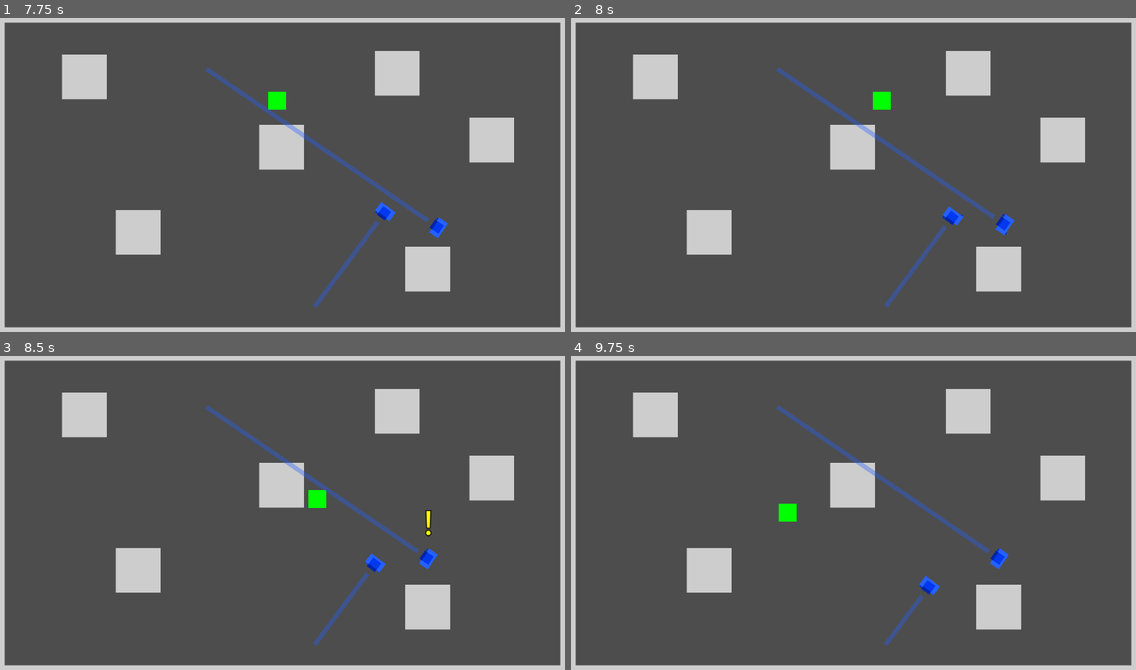
Above: before the commit, frames 1-4 (two rows, left to right).
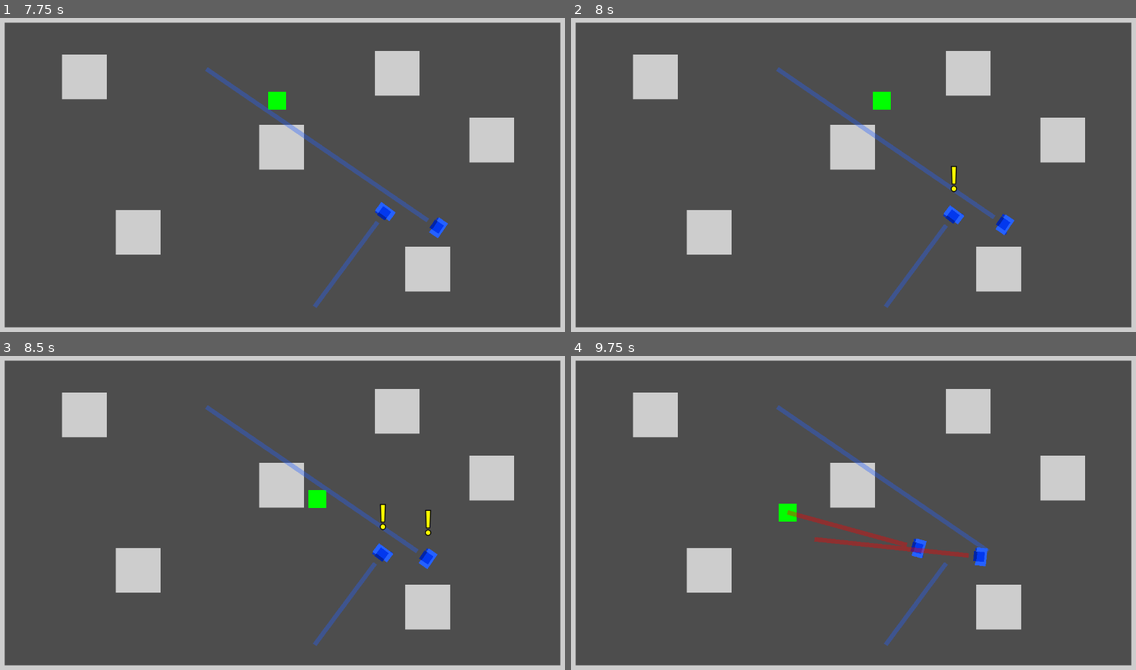
Above: after the commit, the same moments.

Repository: Toxe/godot-state-machines
Game: Godot game, scene res://scenes/main.tscn
Same seed, same stepped clock (60 frames per second), same inputs: the game is played once before the commit and once after it.
Inputs:
- Up to frame 1 (7.75 s): tap Enter at 0.5 s; hold D (move_right) 0.53-1.28 s; hold S (move_down) 1.28-2.03 s; hold D (move_right) 2.03-2.78 s; hold W (move_up) 2.78-3.53 s; hold A (move_left) 3.53-5.03 s; hold S (move_down) 5.03-5.78 s; hold D (move_right) 5.78-6.53 s; hold W (move_up) 6.53-7.28 s; hold D (move_right) from 7.28 s (still down)
- Up to frame 2 (8 s): keep holding D (move_right)
- Up to frame 3 (8.5 s): release D (move_right) at 8.03 s; hold S (move_down) from 8.03 s (still down)
- Up to frame 4 (9.75 s): release S (move_down) at 8.78 s; hold A (move_left) 8.78-9.53 s; hold W (move_up) from 9.53 s (still down)

Frame 1 is identical in both runs. In frame 2, 0.1% of the frame differs, in the area x 65-70%, y 47-67%; in frame 3, 0.4%; in frame 4, 1.3%, in the area x 38-78%, y 49-77%.

Commit message:
Guard: "follow_player" state

Diff:
--- a/scenes/blue_guard/blue_guard.gd
+++ b/scenes/blue_guard/blue_guard.gd
@@ -13,19 +13,31 @@
 func _physics_process(_delta: float) -> void:
     if player_in_range:
         player_detected = false
+
         for raycast: RayCast2D in [$PlayerDetector/RayCast2D1, $PlayerDetector/RayCast2D2, $PlayerDetector/RayCast2D3]:
-            var player := raycast.get_collider() as Player
-            if player:
+            assert(raycast.enabled)
+
+            var collider := raycast.get_collider()
+            if collider and collider is Player:
                 player_detected = true
                 break
+
+        var player := get_tree().get_first_node_in_group("player") as Player
+        $PlayerDetector.look_at(player.position)
 
 
 func _on_player_detector_body_entered(body: Node2D) -> void:
     if body is Player:
         player_in_range = true
 
+        for raycast: RayCast2D in [$PlayerDetector/RayCast2D1, $PlayerDetector/RayCast2D2, $PlayerDetector/RayCast2D3]:
+            raycast.enabled = true
+
 
 func _on_player_detector_body_exited(body: Node2D) -> void:
     if body is Player:
         player_in_range = false
         player_detected = false
+
+        for raycast: RayCast2D in [$PlayerDetector/RayCast2D1, $PlayerDetector/RayCast2D2, $PlayerDetector/RayCast2D3]:
+            raycast.enabled = false
--- a/scenes/blue_guard/blue_guard.tscn
+++ b/scenes/blue_guard/blue_guard.tscn
@@ -126,11 +126,15 @@
 "values": [true, false]
 }
 
+[sub_resource type="Animation" id="Animation_doall"]
+resource_name = "run"
+
 [sub_resource type="AnimationLibrary" id="AnimationLibrary_k0opl"]
 _data = {
 "RESET": SubResource("Animation_bedvk"),
 "idle": SubResource("Animation_weh2p"),
 "player_spotted": SubResource("Animation_0khst"),
+"run": SubResource("Animation_doall"),
 "walk": SubResource("Animation_20aey")
 }
 
@@ -165,6 +169,13 @@
 script = ExtResource("6_rqn6i")
 player_lost_state = NodePath("../player_lost")
 
+[node name="Line2D" type="Line2D" parent="StateMachine/follow_player"]
+points = PackedVector2Array(0, 0, 0, 0)
+default_color = Color(1, 0, 0, 0.368627)
+
+[node name="PlayerLostTimer" type="Timer" parent="StateMachine/follow_player"]
+one_shot = true
+
 [node name="player_lost" type="Node" parent="StateMachine" node_paths=PackedStringArray("idle_state")]
 script = ExtResource("7_h5y3y")
 idle_state = NodePath("../idle")
@@ -177,14 +188,17 @@
 shape = SubResource("CircleShape2D_8wqqx")
 
 [node name="RayCast2D1" type="RayCast2D" parent="PlayerDetector"]
+enabled = false
 target_position = Vector2(300, 0)
 collision_mask = 7
 
 [node name="RayCast2D2" type="RayCast2D" parent="PlayerDetector"]
+enabled = false
 target_position = Vector2(300, -20)
 collision_mask = 7
 
 [node name="RayCast2D3" type="RayCast2D" parent="PlayerDetector"]
+enabled = false
 target_position = Vector2(300, 20)
 collision_mask = 7
 
--- a/scenes/blue_guard/states/follow_player.gd
+++ b/scenes/blue_guard/states/follow_player.gd
@@ -1,7 +1,59 @@
 extends State
 
+const speed := 100.0
+
 @export var player_lost_state: State = null
+
+var move_to := Vector2.ZERO
+var player_got_away := false
 
 
 func _ready() -> void:
     assert(player_lost_state != null)
+
+
+func enter() -> void:
+    var guard := owner as BlueGuard
+    guard.get_node("AnimationPlayer").play("run")
+
+    move_to = get_player_position()
+
+
+func physics_process(_delta: float) -> State:
+    var guard := owner as BlueGuard
+
+    if player_got_away:
+        return player_lost_state
+
+    if guard.player_detected:
+        move_to = get_player_position()
+        $PlayerLostTimer.stop()
+    else:
+        if $PlayerLostTimer.is_stopped():
+            $PlayerLostTimer.start()
+
+    guard.velocity = guard.position.direction_to(move_to) * speed
+    guard.look_at(move_to)
+
+    update_line()
+
+    if guard.position.distance_to(move_to) > 5:
+        guard.move_and_slide()
+
+    return null
+
+
+func get_player_position() -> Vector2:
+    var player := get_tree().get_first_node_in_group("player") as Player
+    return player.position
+
+
+func update_line() -> void:
+    var guard := owner as BlueGuard
+    $Line2D.points[0] = guard.position + guard.transform.x * 30.0
+    $Line2D.points[1] = move_to
+    $Line2D.visible = guard.position.distance_to($Line2D.points[1]) > 30.0
+
+
+func _on_player_lost_timer_timeout() -> void:
+    player_got_away = true
